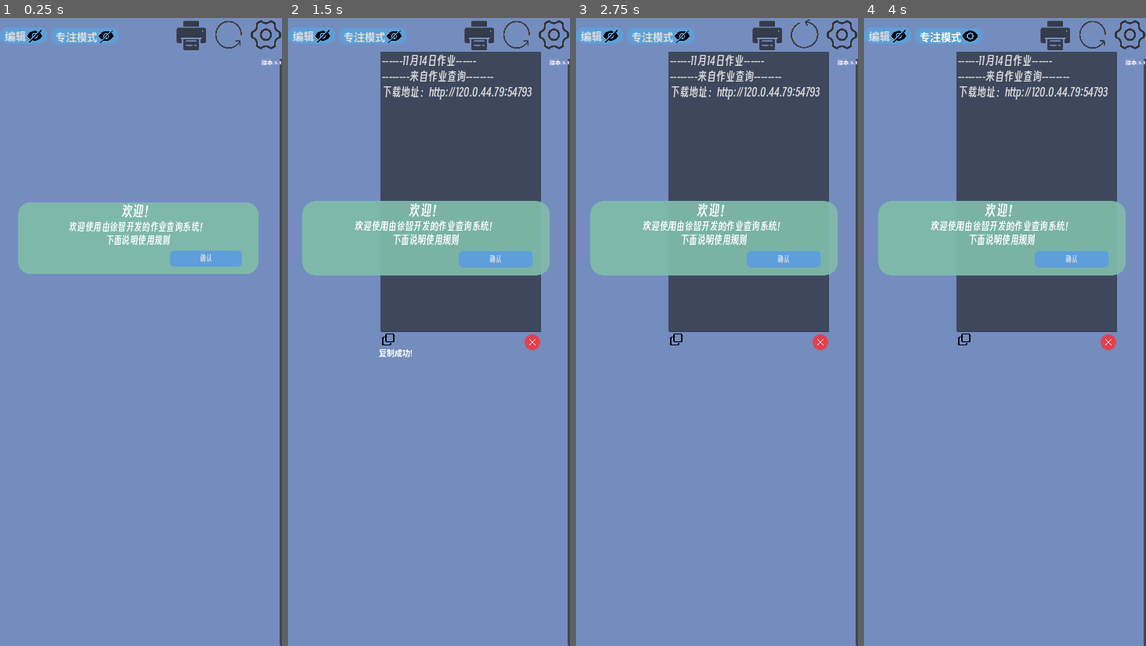
Above: before the commit, frames 1-4 (left to right).
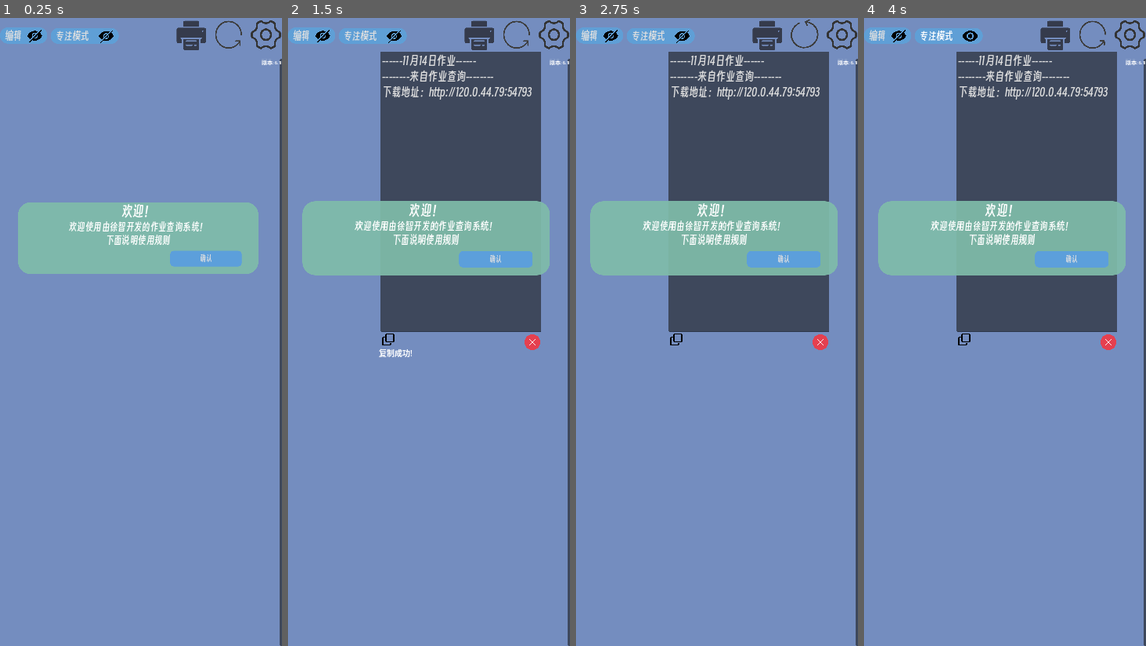
Above: after the commit, the same moments.

Repository: xingguix/HomeworkTracker
Game: Godot game, scene res://UI/mainUI.tscn
Two runs of this game, one before a commit and one after it. Both use one fixed random seed, a clock stepped at 60 frames per second and the inputs below.
Inputs (mouse positions are in pixels of both pictures, inside the frame that each line leads up to):
- Up to frame 1 (0.25 s): no input
- Up to frame 2 (1.5 s): click "编辑" at 0.5 s; click (479, 36) at 1.25 s
- Up to frame 3 (2.75 s): click (804, 36) at 2 s
- Up to frame 4 (4 s): click "专注模式" at 2.75 s; click "选择完成" at 3.5 s

The runs differ from the first frame. In frame 1, 0.3% of the frame differs, in the area x 1-35%, y 1-4%; in frame 2, 0.3%; in frame 3, 0.3%; in frame 4, 0.3%.

Commit message:
加入字体

Diff:
--- a/UI/switch_button.tscn
+++ b/UI/switch_button.tscn
@@ -1,6 +1,7 @@
-[gd_scene load_steps=7 format=3 uid="uid://bragpp77ilwtu"]
+[gd_scene load_steps=8 format=3 uid="uid://bragpp77ilwtu"]
 
 [ext_resource type="Script" path="res://UI/switch_button.gd" id="1_66vcy"]
+[ext_resource type="FontFile" uid="uid://d1i1dliwg4n0a" path="res://UI/sans/SmileySans-Oblique.ttf" id="2_kb4x1"]
 [ext_resource type="Texture2D" uid="uid://bxnj6hhya6mga" path="res://UI/texture/invisible.png" id="2_l565q"]
 [ext_resource type="Texture2D" uid="uid://do03yy4glpfa6" path="res://UI/texture/visible.png" id="3_or3k1"]
 
@@ -33,6 +34,7 @@
 offset_right = 237.0
 offset_bottom = 31.5
 grow_vertical = 2
+theme_override_fonts/font = ExtResource("2_kb4x1")
 theme_override_font_sizes/font_size = 40
 theme_override_icons/checked = SubResource("PlaceholderTexture2D_bflnb")
 theme_override_icons/unchecked = SubResource("PlaceholderTexture2D_sbar6")
